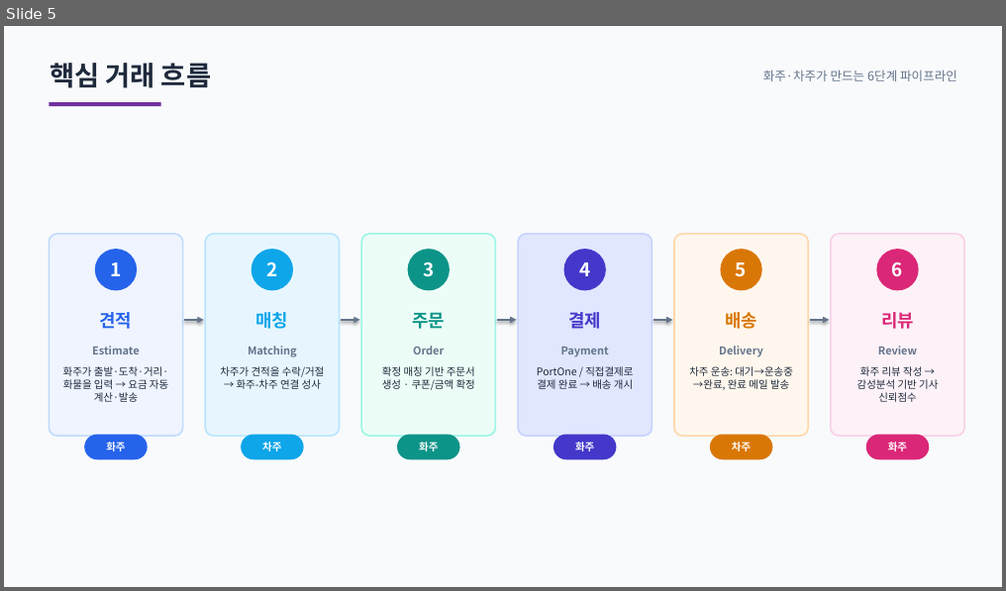
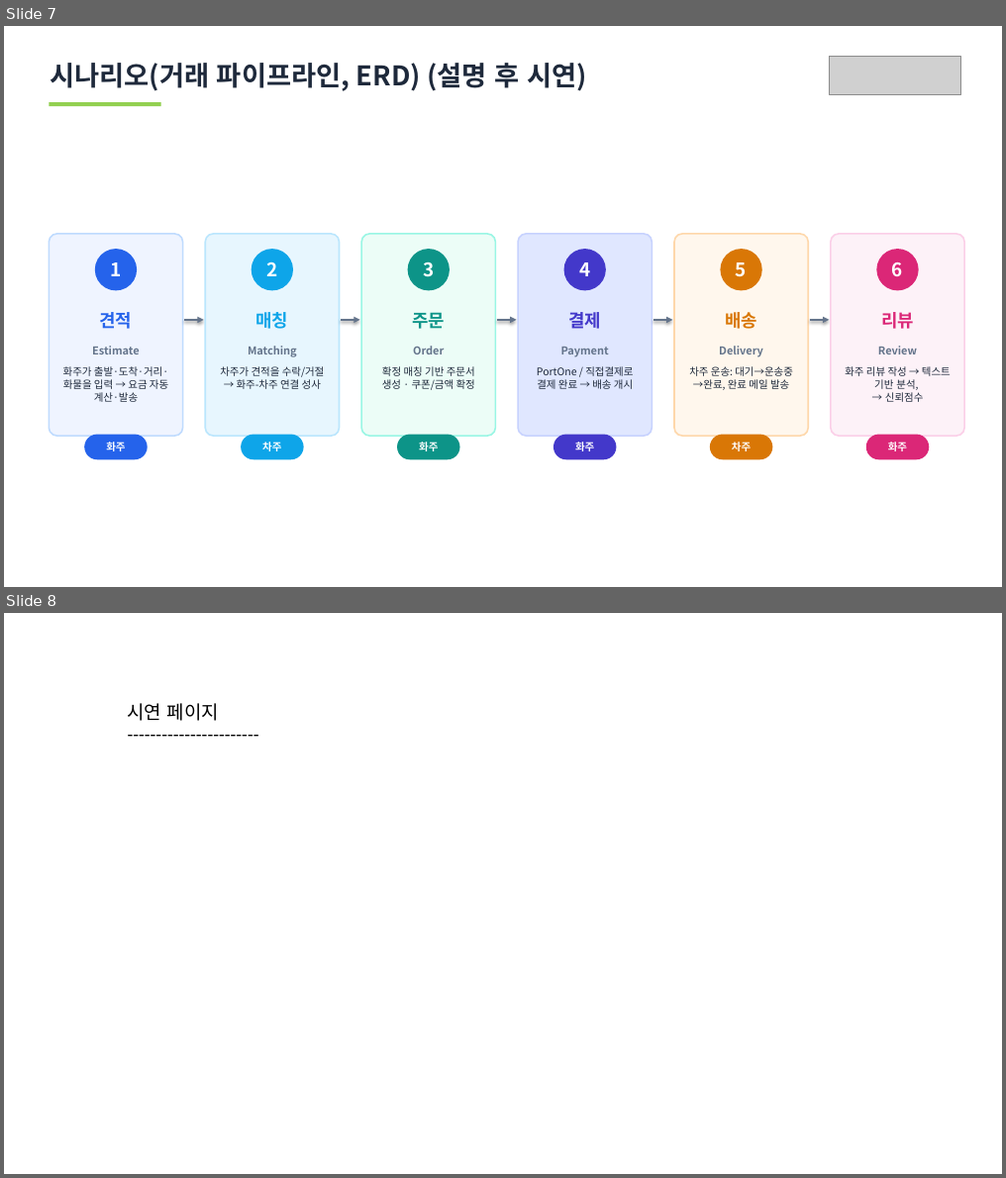
Before and after one commit to cjc0623/Real_Pro, a slide deck: FirstRoad.pptx. Shown one above the other, each under a label of ours: slide 5 before the commit, slides 7 and 8 after it. The pictures are 1006x591 and 1006x1178 pixels, drawn with LibreOffice and Linux fonts; fonts in the diff are those of the drawing; grey boxes stand for pictures. Boxes give left, top, right and bottom in pixels: in the first picture for what was removed or moved away, otherwise in the second. Text is boxed around its words. In the diff, an @@ line names an element or a change of style, - is before the commit and + after.

```diff
--- a/FirstRoad.pptx
+++ b/FirstRoad.pptx
@@ slide 8 added at [4, 613, 1002, 1174], background #FFFFFF @@
@@ text added at [128, 703, 219, 721], 18 pt, text #000000 @@
+시연 페이지
+-----------------------
@@ what was slide 5 is now slide 7 @@
@@ slide 7 changed as well @@
@@ rectangle removed at [4, 26, 1002, 587] @@
@@ text at [50, 63, 587, 91]: text changed @@
-핵심 거래 흐름
+시나리오(거래 파이프라인, ERD) (설명 후 시연)
@@ text removed at [763, 70, 957, 81] @@
-화주·차주가 만드는 6단계 파이프라인
@@ picture added at [830, 56, 960, 95] @@
@@ rectangle at [49, 102, 161, 107]: fill #7030A0 to #92D050 @@
@@ text at [845, 367, 950, 402]: text changed @@
-화주 리뷰 작성 → 감성분석 기반 기사 신뢰점수
+화주 리뷰 작성 → 텍스트 기반 분석,
+→ 신뢰점수
```
Also in this commit, not shown: 4 other slides changed, 7 other slides added, 3 slides removed, 26 other files.
